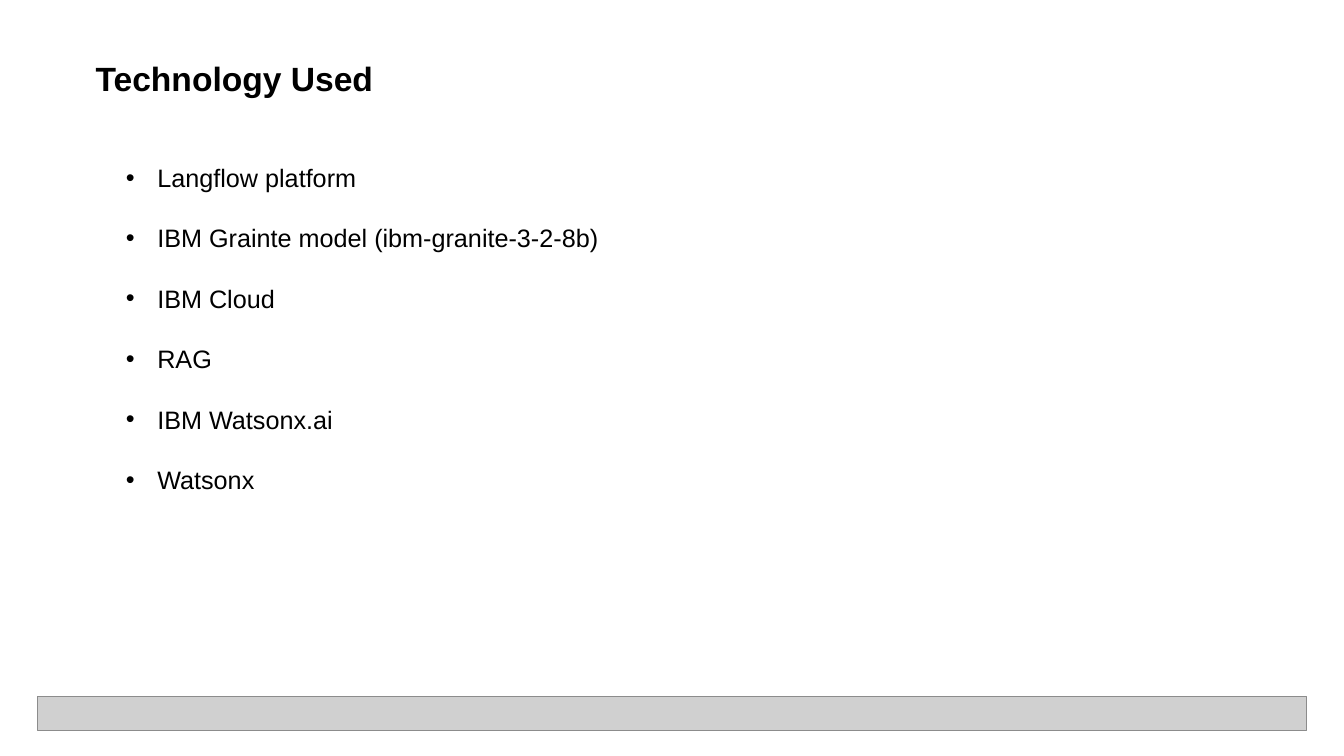
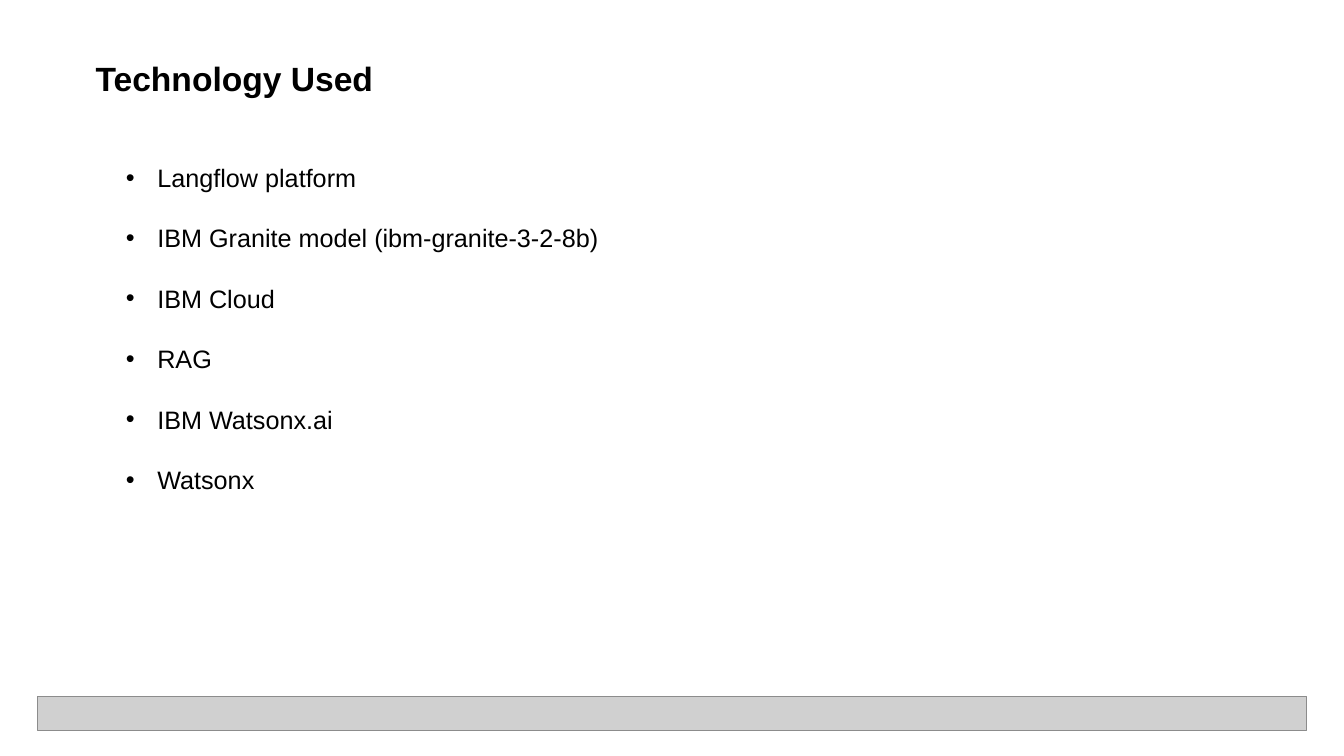
Before and after one commit to sandeep5shetty/langflow-medication-agent, a slide deck: slide 7 of Hackthon Project Presentation.pptx. Drawn at 1344x756 pixels with LibreOffice and Linux fonts; fonts in the diff are those of the drawing; grey boxes stand for pictures. Boxes give left, top, right and bottom in pixels: in the first picture for what was removed or moved away, otherwise in the second. Text is boxed around its words. In the diff, an @@ line names an element or a change of style, - is before the commit and + after.

```diff
--- a/Hackthon Project Presentation.pptx
+++ b/Hackthon Project Presentation.pptx
@@ text at <box>157,228,598,253</box>: text changed @@
-• IBM Grainte model (ibm-granite-3-2-8b)
+• IBM Granite model (ibm-granite-3-2-8b)
```
Also in this commit, not shown: 8 other slides changed, 6 slides added, 4 slides removed.
